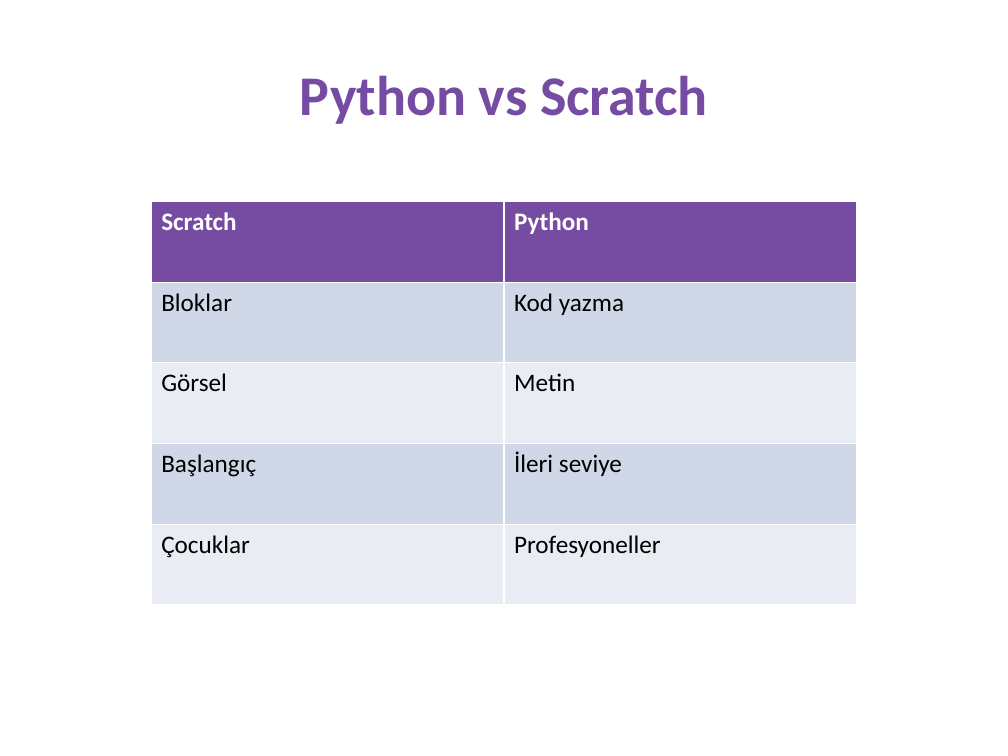
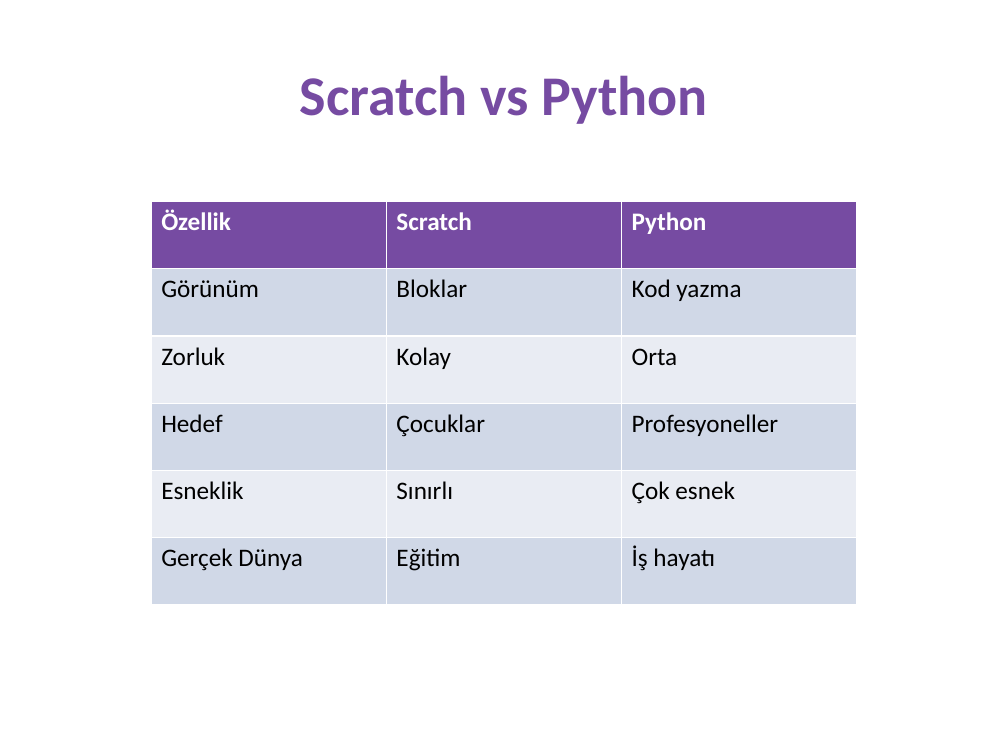
Before and after one commit to fikirkasi-arch/BST, a slide deck: slide 30 of sunumlar/6-SINIF-FULL-SUNUM.pptx (slide 31 before the commit). Drawn at 1008x756 pixels with LibreOffice and Linux fonts; fonts in the diff are those of the drawing. Boxes give left, top, right and bottom in pixels: in the first picture for what was removed or moved away, otherwise in the second. Text is boxed around its words. In the diff, an @@ line names an element or a change of style, - is before the commit and + after.

```diff
--- a/sunumlar/6-SINIF-FULL-SUNUM.pptx
+++ b/sunumlar/6-SINIF-FULL-SUNUM.pptx
@@ title at (x1=300, y1=75, x2=708, y2=124): text changed @@
-Python vs Scratch
+Scratch vs Python
@@ table at (x1=151, y1=202, x2=856, y2=605) @@
-Scratch | Python
-Bloklar | Kod yazma
-Görsel | Metin
-Başlangıç | İleri seviye
-Çocuklar | Profesyoneller
+Özellik | Scratch | Python
+Görünüm | Bloklar | Kod yazma
+Zorluk | Kolay | Orta
+Hedef | Çocuklar | Profesyoneller
+Esneklik | Sınırlı | Çok esnek
+Gerçek Dünya | Eğitim | İş hayatı
```
Also in this commit, not shown: 22 other slides changed, 6 slides added, 10 slides removed, 3 other files.
